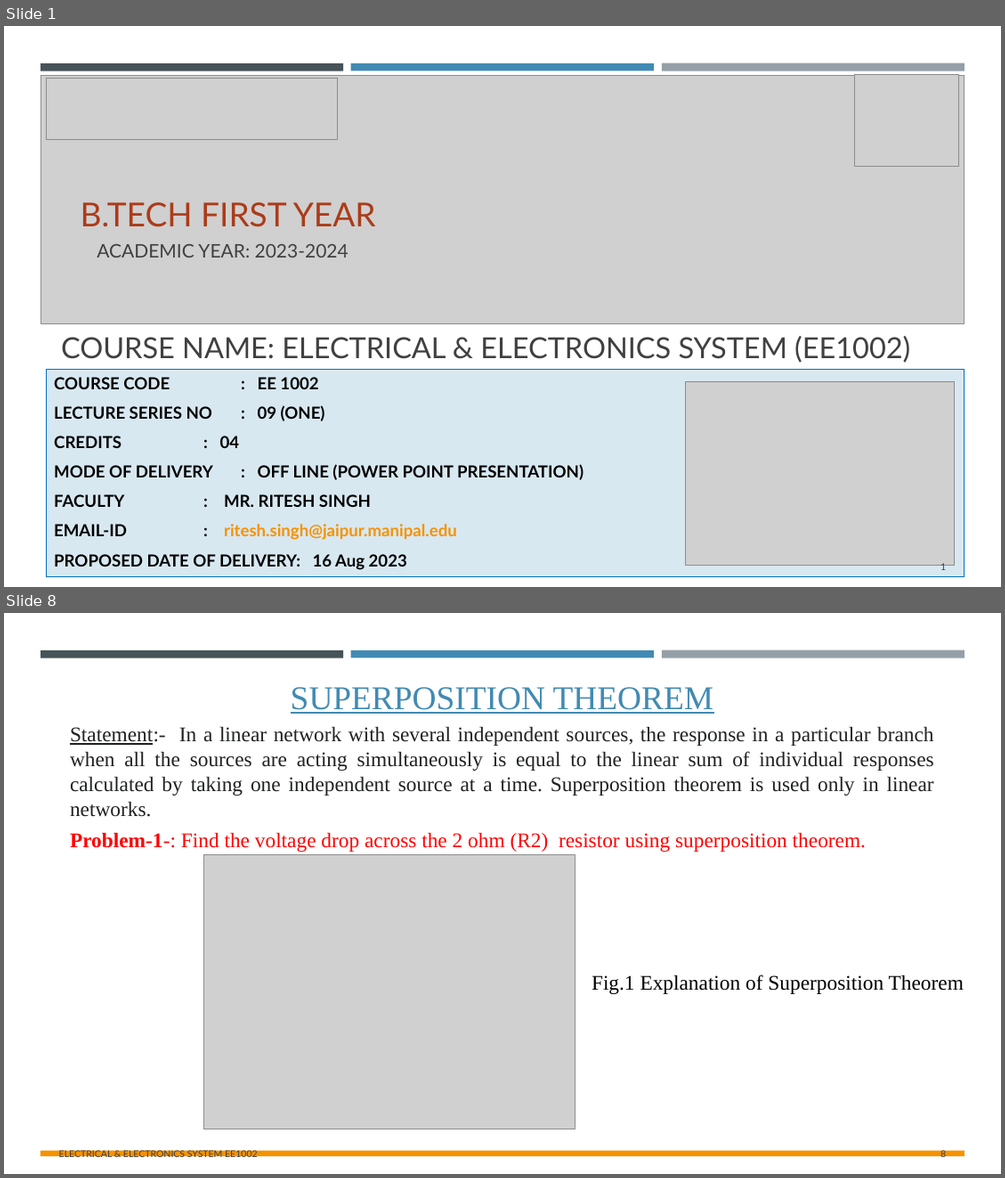
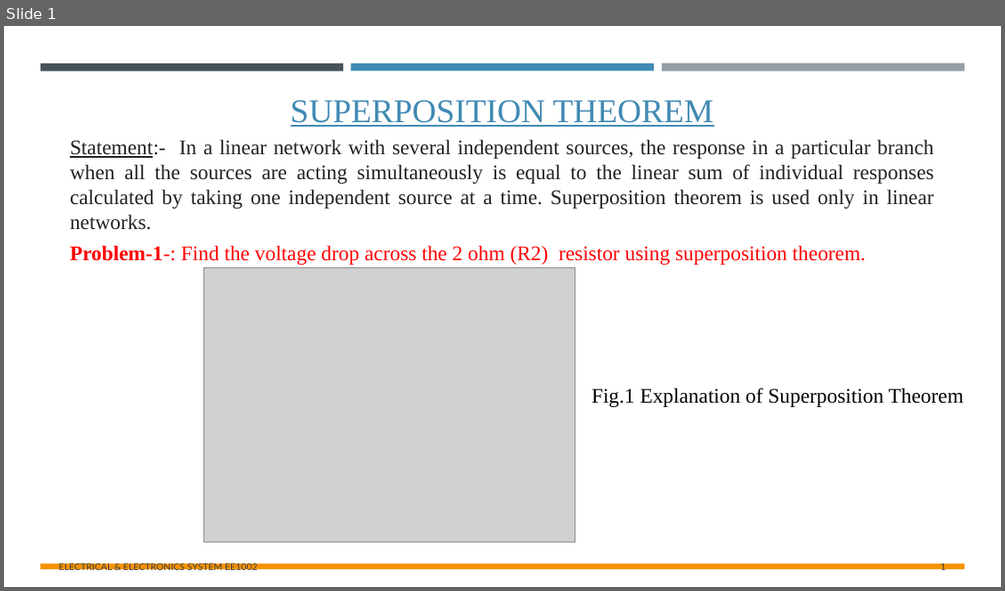
Before and after one commit to viktorexe/Chemistry-Cycle, a slide deck: EES/L9 Superposition Theorem.pptx. Shown one above the other, each under a label of ours: slides 1 and 8 before the commit, slide 1 after it; the slides between them are not shown. The pictures are 1005x1178 and 1005x591 pixels, drawn with LibreOffice and Linux fonts; fonts in the diff are those of the drawing; grey boxes stand for pictures. Boxes give left, top, right and bottom in pixels: in the first picture for what was removed or moved away, otherwise in the second. Text is boxed around its words. In the diff, an @@ line names an element or a change of style, - is before the commit and + after.

```diff
--- a/EES/L9 Superposition Theorem.pptx
+++ b/EES/L9 Superposition Theorem.pptx
@@ slide 1 removed at bbox=[4, 26, 1001, 587], background #FFFFFF @@
@@ rectangle removed at bbox=[4, 26, 1001, 587] @@
@@ rectangle removed at bbox=[40, 63, 343, 70] @@
@@ picture removed at bbox=[40, 75, 964, 324] @@
@@ picture removed at bbox=[47, 78, 338, 139] @@
@@ rectangle removed at bbox=[351, 63, 654, 70] @@
@@ rectangle removed at bbox=[662, 63, 964, 71] @@
@@ picture removed at bbox=[854, 75, 959, 166] @@
@@ text removed at bbox=[81, 202, 376, 257] @@
-B.TECH FIRST YEAR
-ACADEMIC YEAR: 2023-2024
@@ title removed at bbox=[61, 336, 910, 362] @@
-COURSE NAME: ELECTRICAL & ELECTRONICS SYSTEM (EE1002)
@@ subtitle removed at bbox=[47, 370, 965, 576] @@
-COURSE CODE : EE 1002
-LECTURE SERIES NO : 09 (ONE)
-CREDITS : 04
-MODE OF DELIVERY : OFF LINE (POWER POINT PRESENTATION)
-FACULTY : MR. RITESH SINGH
-EMAIL-ID : ritesh.singh@jaipur.manipal.edu
-PROPOSED DATE OF DELIVERY: 16 Aug 2023
@@ picture removed at bbox=[685, 381, 954, 564] @@
@@ page number removed at bbox=[940, 563, 946, 570] @@
-1
@@ what was slide 8 is now slide 1 @@
@@ page number at bbox=[940, 562, 946, 572]: text changed @@
-8
+1
```
Also in this commit, not shown: 6 other slides removed, 17 other files.
